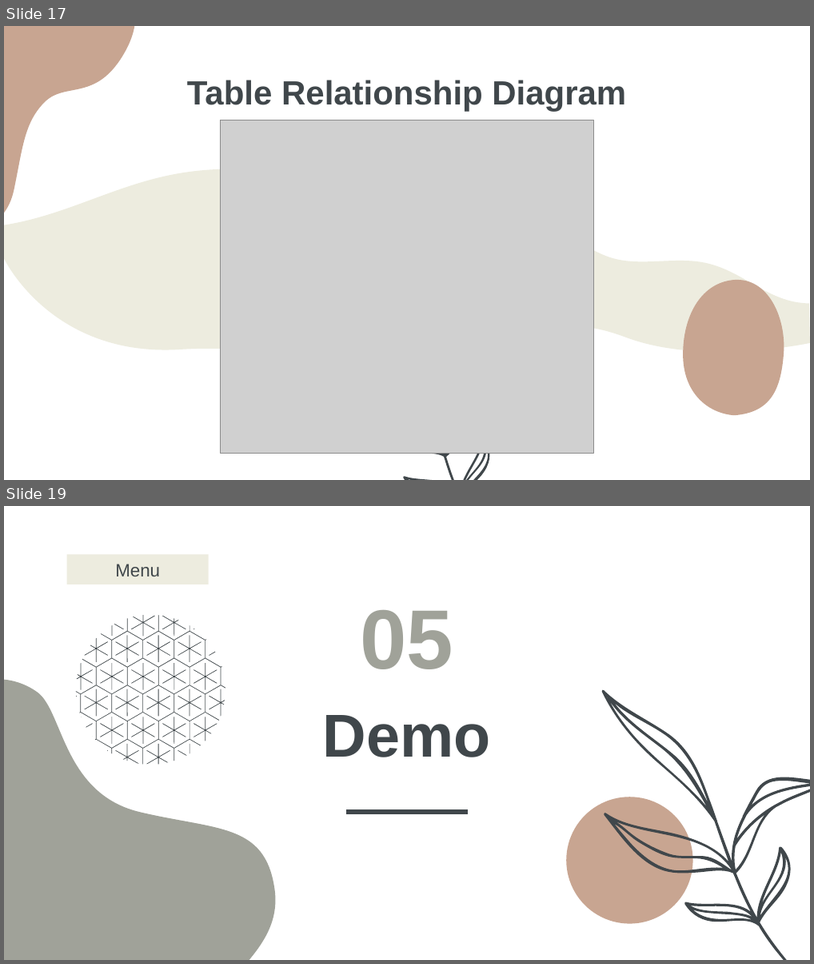
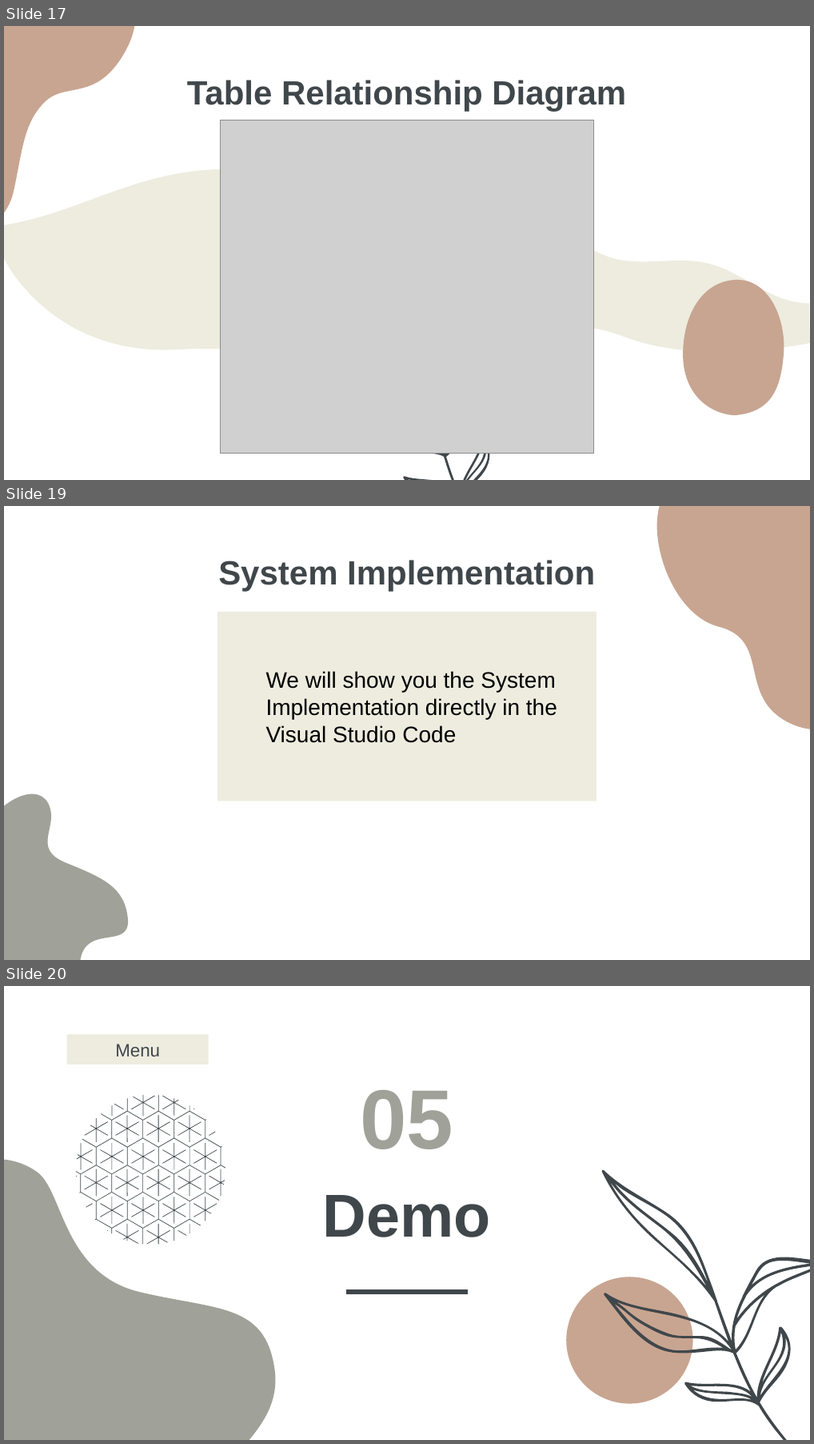
Before and after one commit to Khoa100500/WebApplicationProject-BugTracker, a slide deck: Report + Presentation/Group 5 Presentation.pptx. Shown one above the other, each under a label of ours: slides 17 and 19 before the commit, slides 17, 19 and 20 after it; the slides between them are not shown. The pictures are 814x964 and 814x1444 pixels, drawn with LibreOffice and Linux fonts; fonts in the diff are those of the drawing; grey boxes stand for pictures. Boxes give left, top, right and bottom in pixels: in the first picture for what was removed or moved away, otherwise in the second. Text is boxed around its words. In the diff, an @@ line names an element or a change of style, - is before the commit and + after.

```diff
--- a/Report + Presentation/Group 5 Presentation.pptx
+++ b/Report + Presentation/Group 5 Presentation.pptx
@@ slide 19 added at (x1=4, y1=506, x2=810, y2=960), background #FFFFFF @@
@@ freeform shape added at (x1=642, y1=506, x2=810, y2=748), fill #C8A591 @@
@@ title added at (x1=218, y1=560, x2=595, y2=592), 30 pt, text #40474B, bold @@
+System Implementation
@@ rectangle added at (x1=218, y1=612, x2=597, y2=801), fill #EDECDF, 20 pt, text #000000 @@
+We will show you the System Implementation directly in the Visual Studio Code
@@ freeform shape added at (x1=4, y1=770, x2=172, y2=960), fill #A0A299 @@
@@ what was slide 19 is now slide 20 @@
```
Also in this commit, not shown: 6 slides changed.
